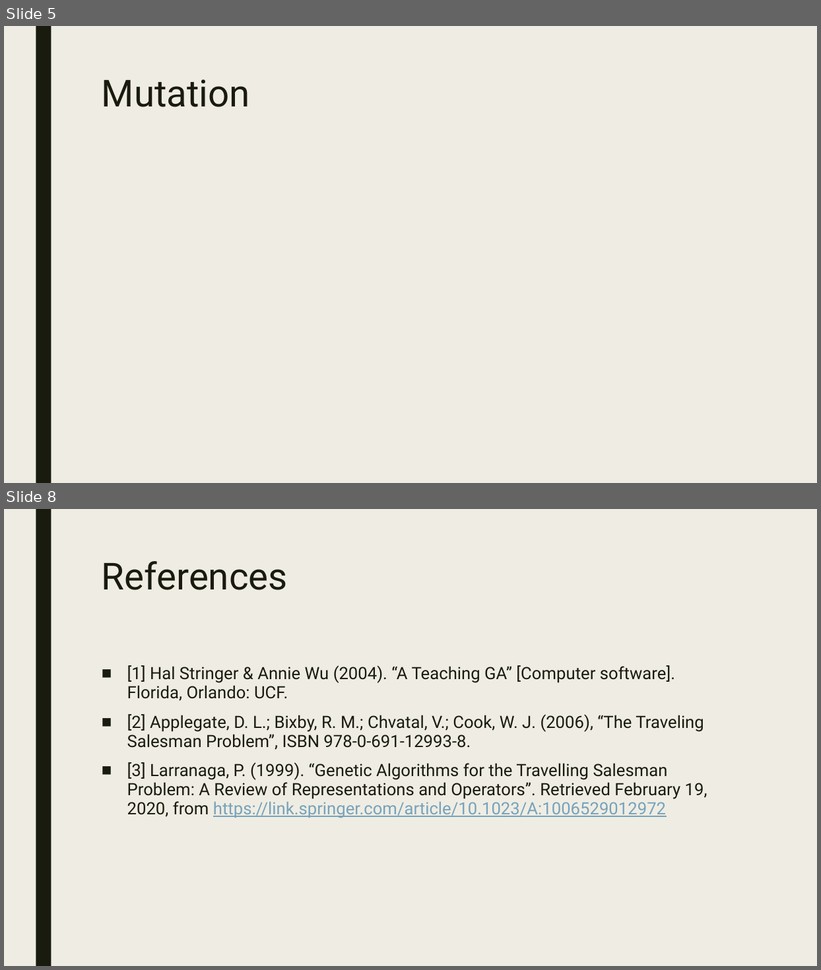
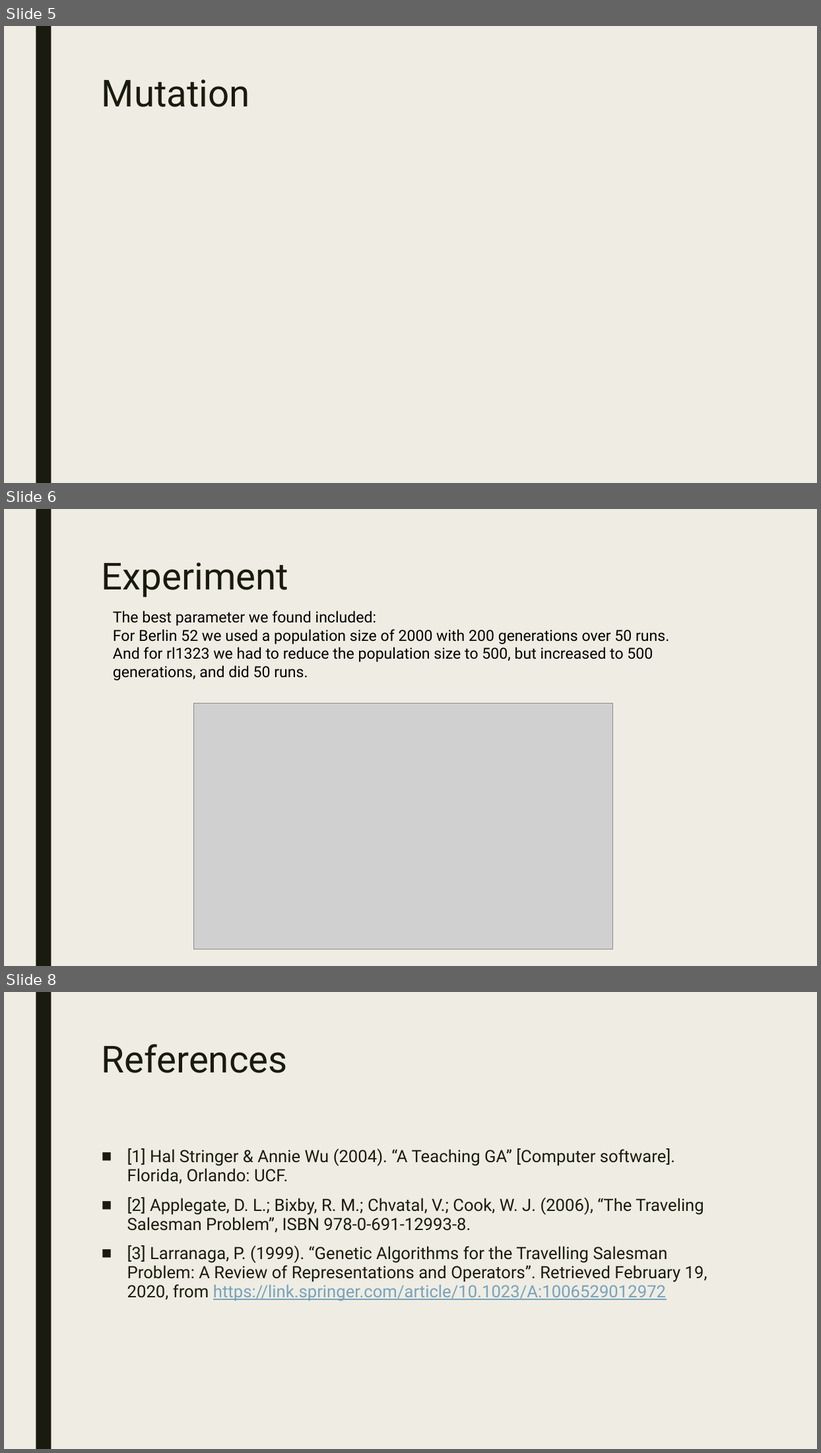
Before and after one commit to trevinofernando/TSP_GeneticAlgorithm, a slide deck: Presentation_Homework_2.pptx. Shown one above the other, each under a label of ours: slides 5 and 8 before the commit, slides 5, 6 and 8 after it; the slides between them are not shown. The pictures are 821x970 and 821x1453 pixels, drawn with LibreOffice and Linux fonts; fonts in the diff are those of the drawing; grey boxes stand for pictures. Boxes give left, top, right and bottom in pixels: in the first picture for what was removed or moved away, otherwise in the second. Text is boxed around its words. In the diff, an @@ line names an element or a change of style, - is before the commit and + after.

```diff
--- a/Presentation_Homework_2.pptx
+++ b/Presentation_Homework_2.pptx
@@ slide 6 added at bbox=[4, 509, 817, 966], background #EFEDE3; not listed: 1 template element that a slide beside it also shows @@
@@ title added at bbox=[102, 562, 288, 597], 44 pt, text #191B0E @@
+Experiment
@@ text added at bbox=[113, 611, 669, 681], 18 pt, text #000000 @@
+The best parameter we found included:
+For Berlin 52 we used a population size of 2000 with 200 generations over 50 runs.
+And for rl1323 we had to reduce the population size to 500, but increased to 500 generations, and did 50 runs.
@@ picture added at bbox=[194, 703, 613, 950] @@
```
Also in this commit, not shown: 1 other slide added, 2 slides removed, 1 other file.
